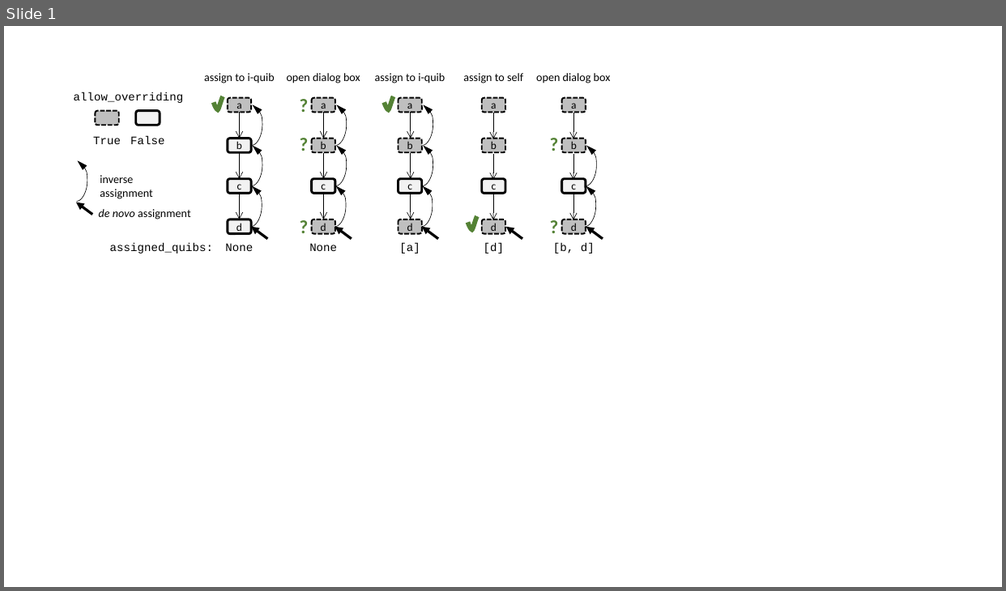
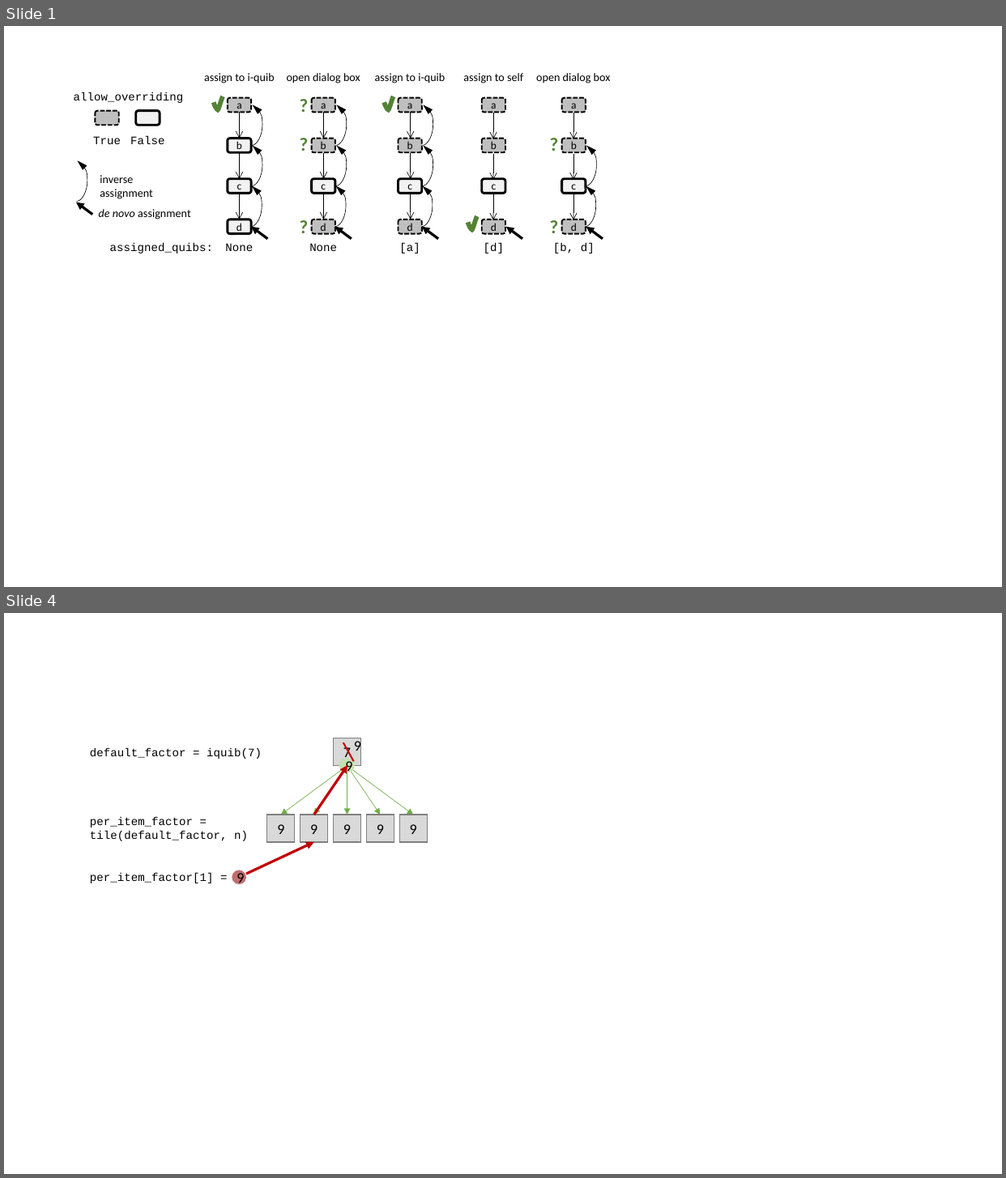
Before and after one commit to Technion-Kishony-lab/quibbler, a slide deck: docs/inverse.pptx. Shown one above the other, each under a label of ours: slide 1 before the commit, slides 1 and 4 after it; the slides between them are not shown. The pictures are 1006x591 and 1006x1178 pixels, drawn with LibreOffice and Linux fonts; fonts in the diff are those of the drawing. Boxes give left, top, right and bottom in pixels: in the first picture for what was removed or moved away, otherwise in the second. Text is boxed around its words. In the diff, an @@ line names an element or a change of style, - is before the commit and + after.

```diff
--- a/docs/inverse.pptx
+++ b/docs/inverse.pptx
@@ slide 4 added at [4,613,1002,1174], background #FFFFFF @@
@@ text added at [90,747,262,759], 11 pt, text #000000 @@
+default_factor = iquib(7)
@@ rectangle added at [334,738,361,766], fill #D9D9D9, outline #808080 1 pt, 14 pt, text #000000 @@
+7
@@ ellipse added at [339,758,353,773], fill #C5E0B4, 14 pt, text #000000 @@
+9
@@ ellipse added at [339,758,354,773], fill #C5E0B4, 14 pt, text #000000 @@
+9
@@ ellipse added at [340,758,355,773], fill #C5E0B4, 14 pt, text #000000 @@
+9
@@ line added from (343, 743) to (354, 761), #C00000 1.5 pt @@
@@ ellipse added at [349,738,364,752], 14 pt, text #000000 @@
+9
@@ arrow added from (347, 766) to (281, 815), #70AD47 0.5 pt @@
@@ arrow added from (347, 766) to (314, 815), #70AD47 0.5 pt @@
@@ arrow added from (314, 815) to (347, 765), #C00000 2.5 pt @@
@@ arrow added from (347, 766) to (347, 815), #70AD47 0.5 pt @@
@@ arrow added from (347, 766) to (381, 815), #70AD47 0.5 pt @@
@@ arrow added from (347, 766) to (414, 815), #70AD47 0.5 pt @@
@@ text added at [90,817,248,841], 11 pt, text #000000 @@
+per_item_factor =
+tile(default_factor, n)
@@ group added at [267,815,427,842]: 5 rectangles @@
+9
+9
+9
+9
+9
@@ arrow added from (246, 875) to (314, 842), #C00000 2.5 pt @@
@@ text added at [90,873,214,884], 11 pt, text #000000 @@
+per_item_factor[1] =
@@ ellipse added at [232,871,246,884], fill #C06E6F, 14 pt, text #000000 @@
+9
```
Also in this commit, not shown: 4 other slides added, 1 other file.
